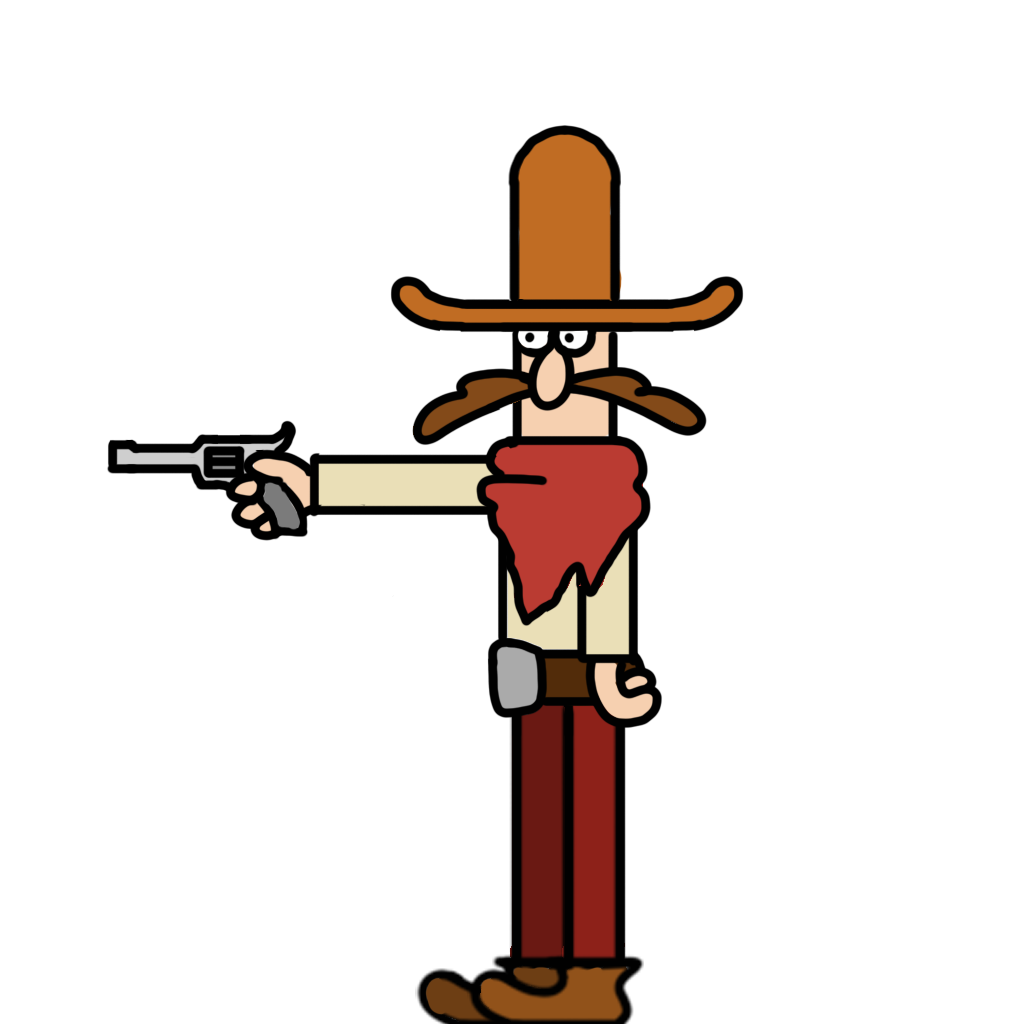
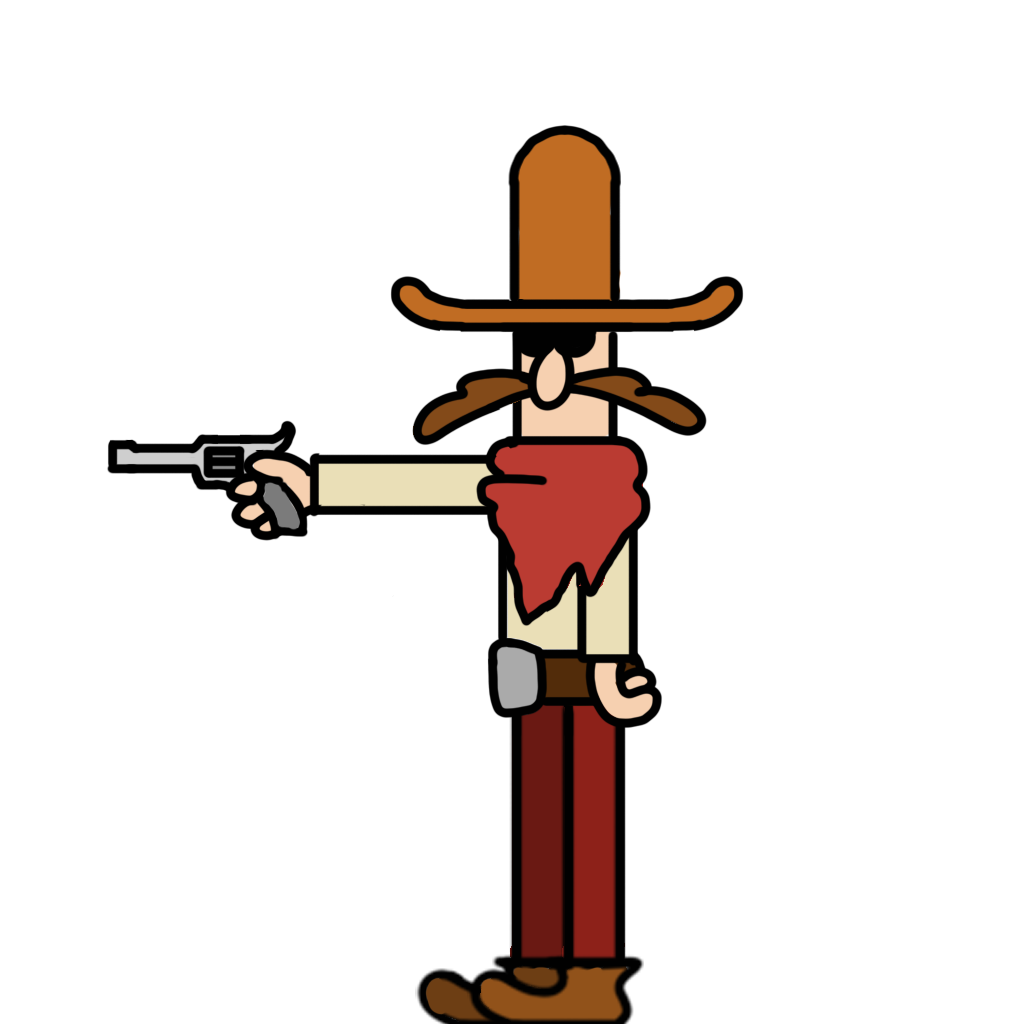
Comparing the layer stacks of the two 1024x1024 images. Changes:
added layer "yeux fermes" in group "1.2" over bbox(517, 330, 589, 350)
painted on "tete" over bbox(618, 271, 638, 301)
